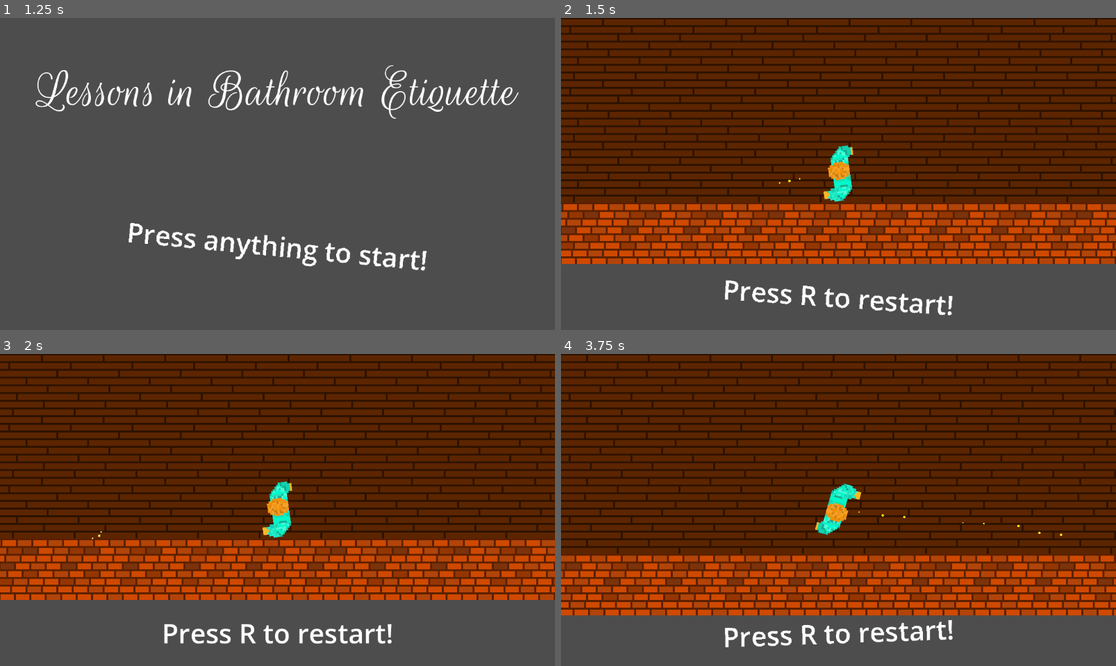
Above: before the commit, frames 1-4 (two rows, left to right).
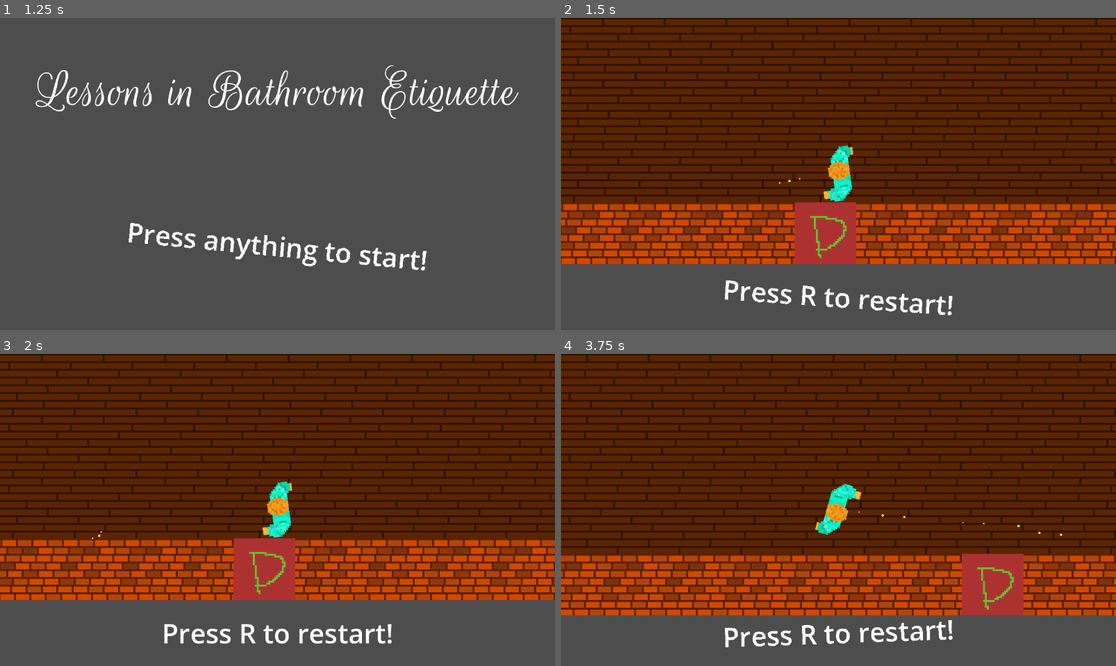
Above: after the commit, the same moments.

Repository: Jibby-Games/PizzaJam11
Game: Godot game, scene res://menu/intro.tscn
Same seed, same stepped clock (60 frames per second), same inputs: the game is played once before the commit and once after it.
Inputs (mouse positions are in pixels of both pictures, inside the frame that each line leads up to):
- Up to frame 1 (1.25 s): move the mouse to (399, 158) at 0.52 s; press the mouse at (399, 158) at 0.53 s; hold D (right) from 0.53 s (still down)
- Up to frame 2 (1.5 s): tap Enter at 1.25 s; move the mouse to (727, 189) at 1.27 s; release D (right) at 1.28 s; release the mouse at (727, 189) at 1.28 s; hold S (down) from 1.28 s (still down); click (727, 189) at 1.35 s
- Up to frame 3 (2 s): keep holding S (down)
- Up to frame 4 (3.75 s): tap R (restart) at 2, 2.75, 3.5 s; move the mouse to (894, 441) at 2.02 s; release S (down) at 2.03 s; press the mouse at (894, 441) at 2.03 s; hold D (right) 2.03-2.78 s; move the mouse to (810, 572) at 2.77 s; release the mouse at (810, 572) at 2.78 s; hold W (up) 2.78-3.53 s; click (810, 572) at 2.85 s; move the mouse to (1005, 556) at 3.52 s; press the mouse at (1005, 556) at 3.53 s; hold A (left) from 3.53 s (still down)

Frame 1 is identical in both runs. In frame 2, 2.2% of the frame differs, in the area x 42-54%, y 59-79%; in frame 3, 2.2%; in frame 4, 2.2%.

Commit message:
add another door to bar

Diff:
--- a/levels/bar.tscn
+++ b/levels/bar.tscn
@@ -14,7 +14,7 @@
 tile_set = ExtResource("1_c65sc")
 format = 2
 layer_0/name = "background"
-layer_0/tile_data = PackedInt32Array(-393223, 131072, 0, -39 …(446 unchanged characters)… 131072, 0, -393225, 131072, 0, -327689, 0, 0, -458759, 131072, 0, -458758, 131072 …(6855 unchanged characters)…
+layer_0/tile_data = PackedInt32Array(-393223, 131072, 0, -39 …(446 unchanged characters)… 131072, 0, -393225, 131072, 0, -327689, 196608, 0, -458759, 131072, 0, -458758, 131072 …(6855 unchanged characters)…
 layer_1/name = "objects"
 layer_1/tile_data = PackedInt32Array()
 
